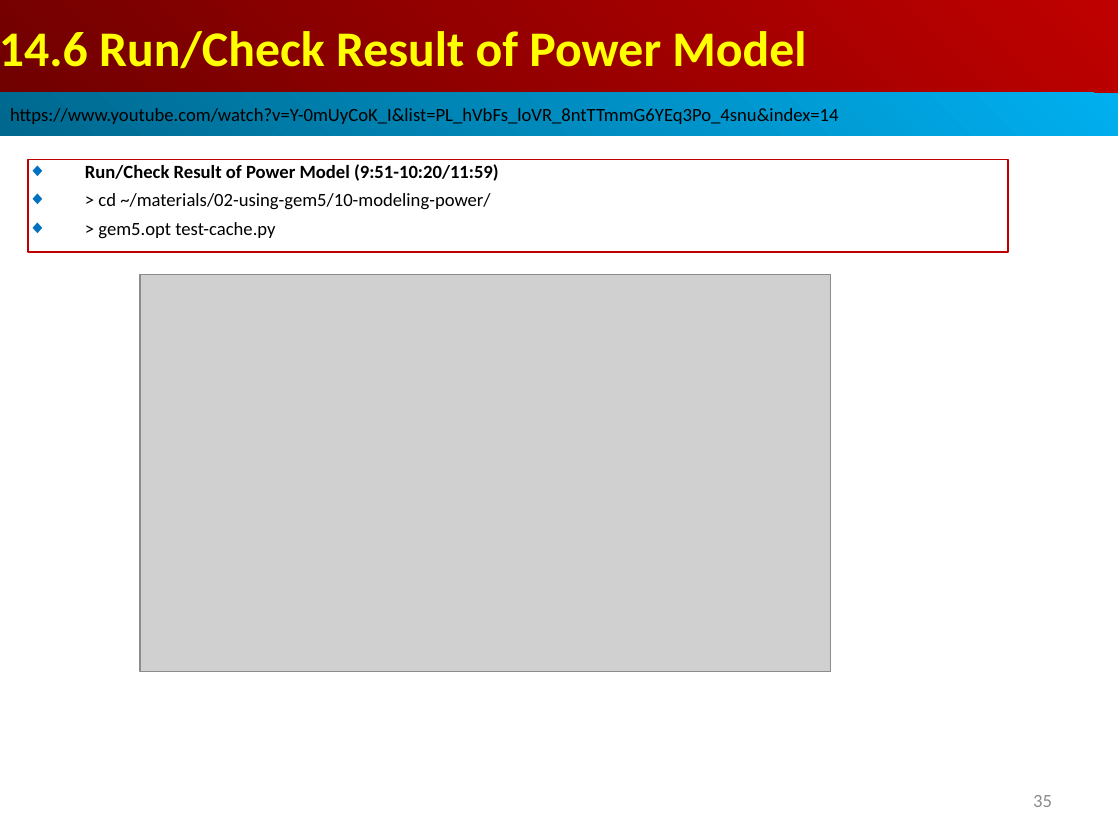
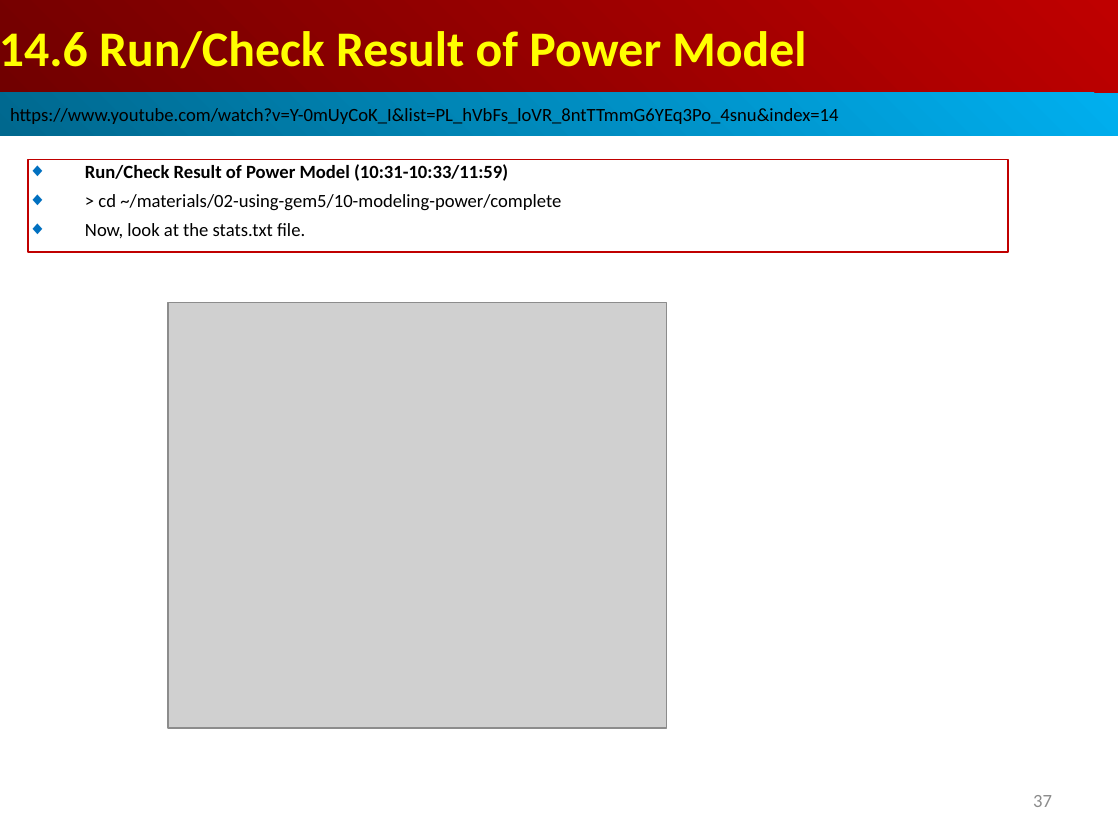
Before and after one commit to peterhchen/AIU_CS850_Gem5_McPAT, a slide deck: slide 37 of 050_Gem5/014.PwrMod/000_Video/014.PowerModel.ppt (slide 35 before the commit). Drawn at 1120x840 pixels with LibreOffice and Linux fonts; fonts in the diff are those of the drawing; grey boxes stand for pictures. Boxes give left, top, right and bottom in pixels: in the first picture for what was removed or moved away, otherwise in the second. Text is boxed around its words. In the diff, an @@ line names an element or a change of style, - is before the commit and + after.

```diff
--- a/050_Gem5/014.PwrMod/000_Video/014.PowerModel.ppt
+++ b/050_Gem5/014.PwrMod/000_Video/014.PowerModel.ppt
@@ text in rectangle at bbox=[85, 164, 561, 238]: text changed @@
-◆ Run/Check Result of Power Model (9:51-10:20/11:59)
-◆ > cd ~/materials/02-using-gem5/10-modeling-power/
-◆ > gem5.opt test-cache.py
+◆ Run/Check Result of Power Model (10:31-10:33/11:59)
+◆ > cd ~/materials/02-using-gem5/10-modeling-power/complete
+◆ Now, look at the stats.txt file.
@@ picture: place and size @@
-picture at bbox=[140, 274, 831, 672]
+picture at bbox=[168, 302, 666, 728]
@@ page number at bbox=[1033, 795, 1052, 807]: text changed @@
-35
+37
```
Also in this commit, not shown: 2 other slides changed, 5 slides added.
